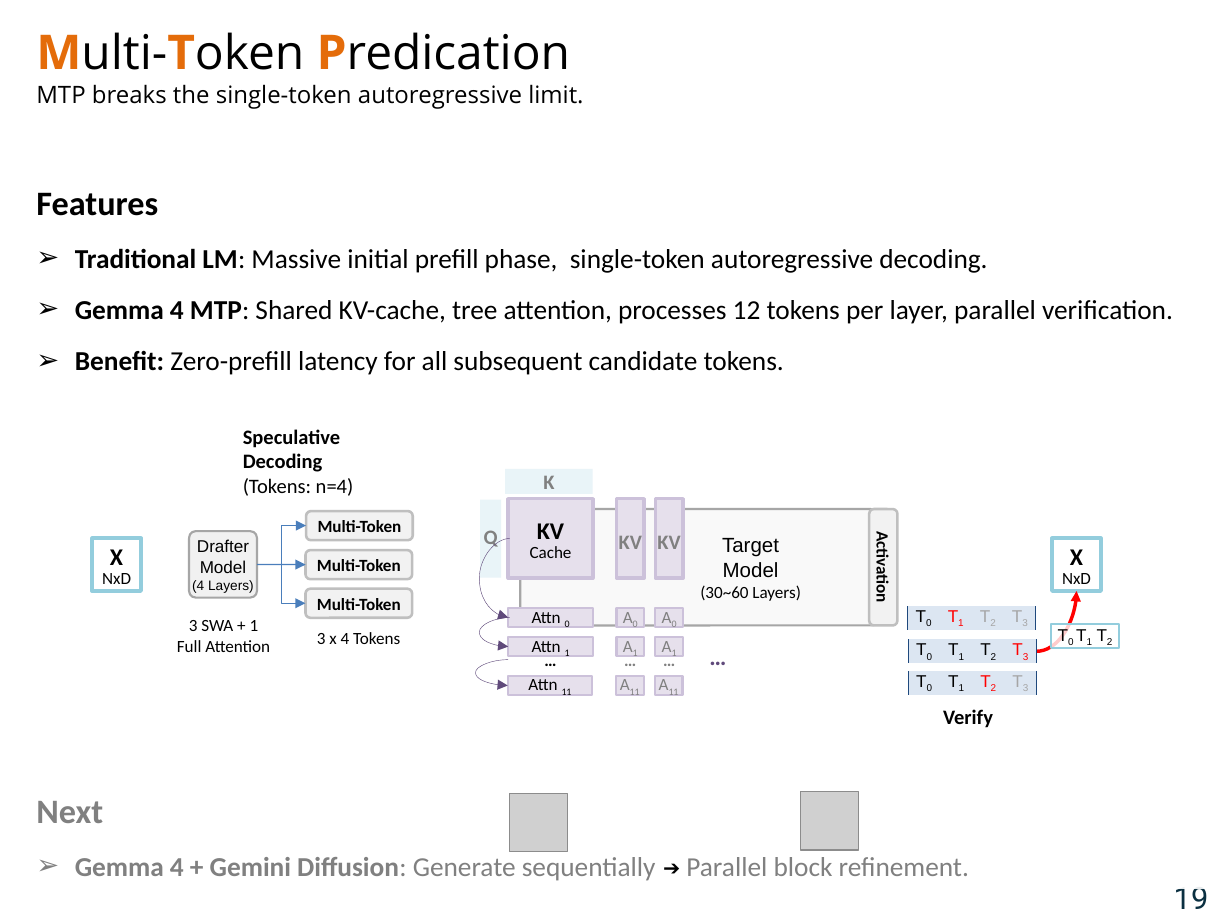
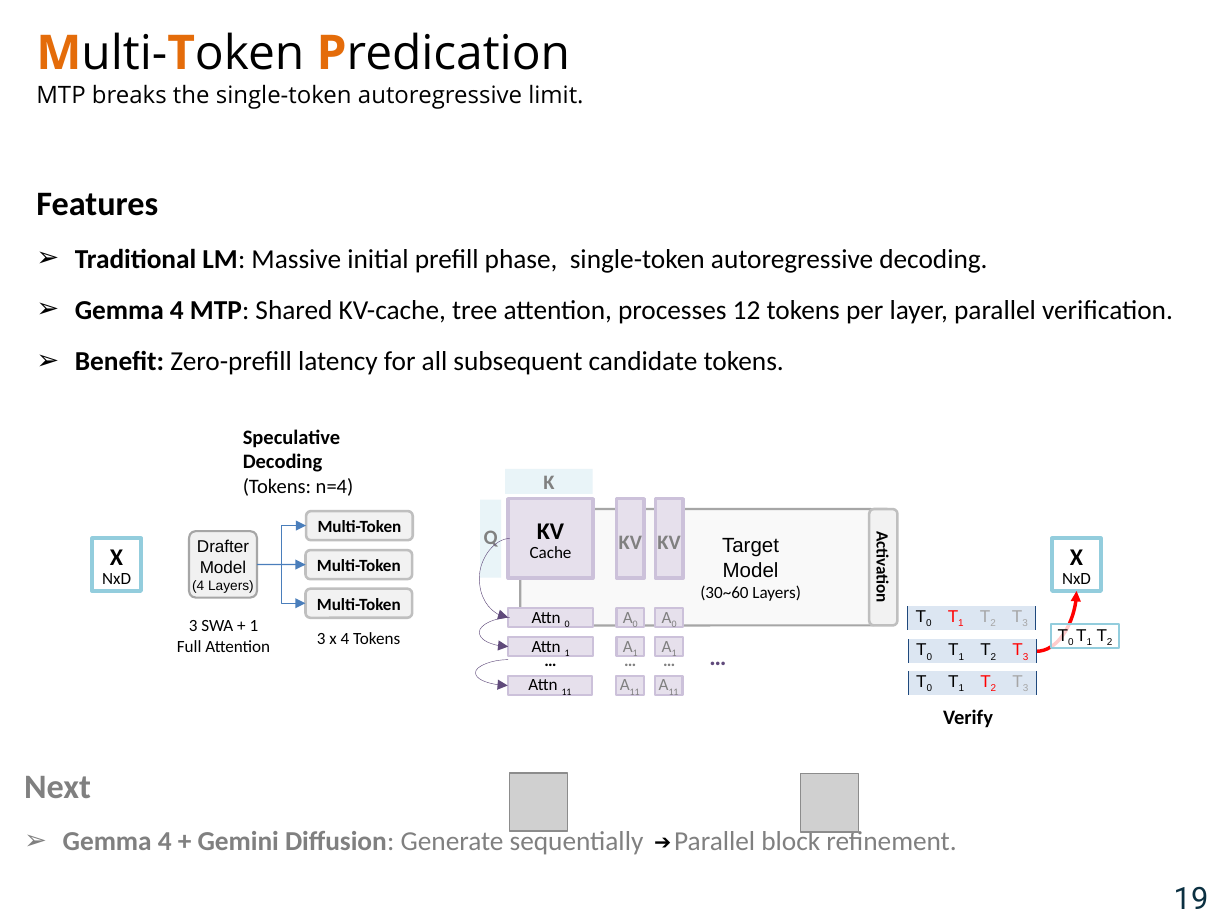
Before and after one commit to navibator/crazy-ai, a slide deck: slide 20 of gemma-v4-0914.pptx. Drawn at 1232x924 pixels with LibreOffice and Linux fonts; fonts in the diff are those of the drawing; grey boxes stand for pictures; background and template pictures are left out. Boxes give left, top, right and bottom in pixels: in the first picture for what was removed or moved away, otherwise in the second. Text is boxed around its words. In the diff, an @@ line names an element or a change of style, - is before the commit and + after.

Commit message:
gemma PLE

```diff
--- a/gemma-v4-0914.pptx
+++ b/gemma-v4-0914.pptx
@@ text "Next" moved from (x1=36, y1=801, x2=969, y2=881) to (x1=24, y1=776, x2=956, y2=855) @@
@@ picture moved from (x1=509, y1=793, x2=567, y2=851) to (x1=509, y1=772, x2=567, y2=830) @@
@@ picture moved from (x1=801, y1=792, x2=859, y2=850) to (x1=801, y1=774, x2=859, y2=832) @@
@@ text "➔" moved from (x1=663, y1=854, x2=684, y2=878) to (x1=654, y1=829, x2=675, y2=854) @@
```
Also in this commit, not shown: 8 other slides changed.
